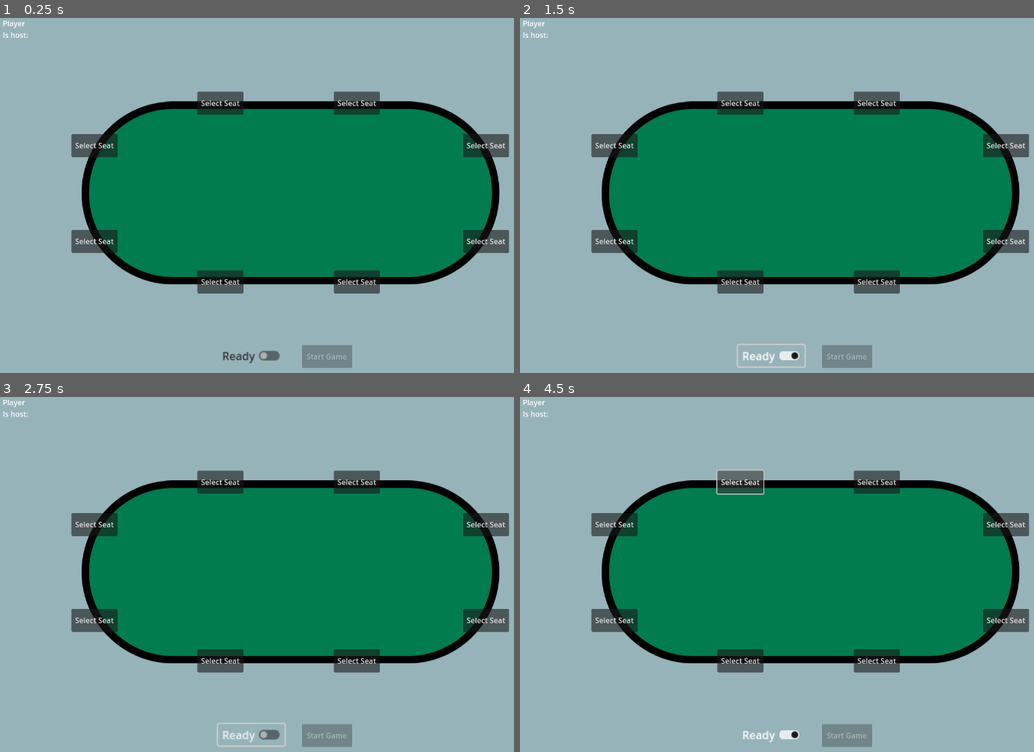
Above: before the commit, frames 1-4 (two rows, left to right).
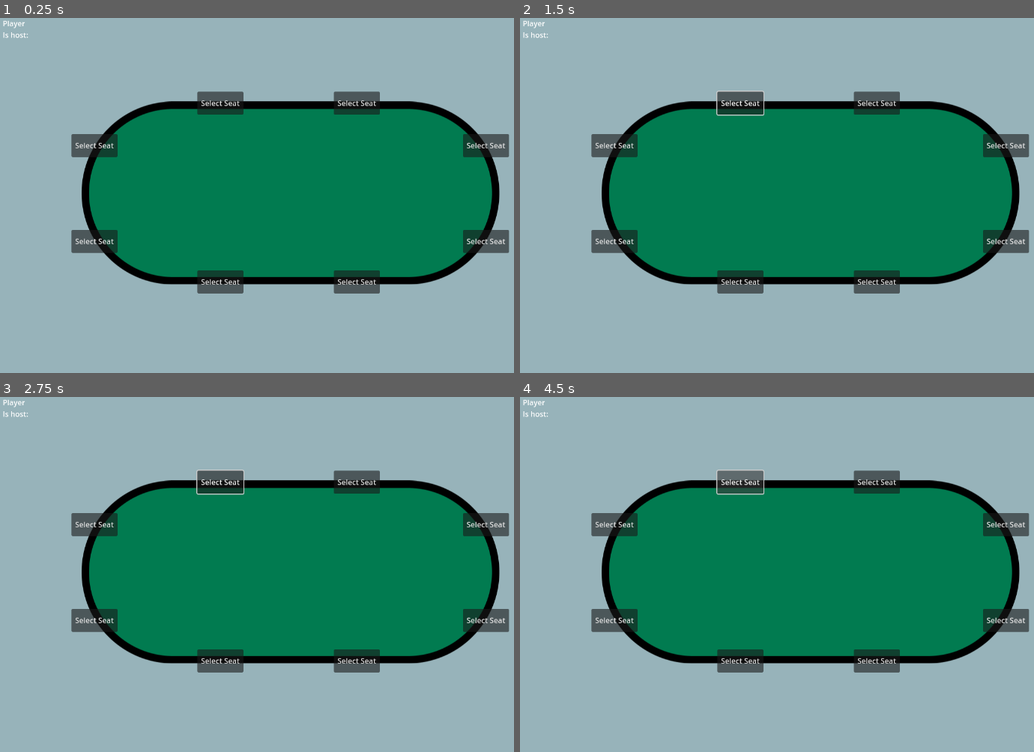
Above: after the commit, the same moments.

Repository: mikechuck/poker-game
Game: Godot game, scene res://scenes/main.tscn
Same seed, same stepped clock (60 frames per second), same inputs: the game is played once before the commit and once after it.
Inputs (mouse positions are in pixels of both pictures, inside the frame that each line leads up to):
- Up to frame 1 (0.25 s): no input
- Up to frame 2 (1.5 s): click "Select Seat" at 0.5 s; click (771, 355) at 1.25 s, where only the run before the commit has a clickable "Ready"
- Up to frame 3 (2.75 s): click (251, 734) at 2 s, where only the run before the commit has a clickable "Ready"
- Up to frame 4 (4.5 s): click "Select Seat" at 2.75 s; click (771, 734) at 3.5 s, where only the run before the commit has a clickable "Ready"; click "Select Seat" at 4.25 s

The runs differ from the first frame. In frame 1, 0.8% of the frame differs, in the area x 43-69%, y 92-99%; in frame 2, 1.0%, in the area x 38-69%, y 20-99%; in frame 3, 1.0%; in frame 4, 0.8%.
Error before the commit: Parse Error: Expected expression after "&&" operator. (res://scripts/managers/server_manager.gd:93)

Commit message:
cleaned up client connection logic, started player ui buttons switch based on game state

Diff:
--- a/scenes/UI/player_ui.tscn
+++ b/scenes/UI/player_ui.tscn
@@ -42,30 +42,32 @@
 offset_right = 239.0
 offset_bottom = 25.0
 
-[node name="PlayerActionsPreGame" type="Control" parent="."]
+[node name="PlayerActionsPreGameHost" type="Control" parent="."]
+visible = false
 custom_minimum_size = Vector2(100, 100)
 layout_mode = 1
 anchors_preset = 12
 anchor_top = 1.0
 anchor_right = 1.0
 anchor_bottom = 1.0
-grow_horizontal = 2
-grow_vertical = 0
-
-[node name="Ready" type="Control" parent="PlayerActionsPreGame"]
-layout_mode = 1
-anchors_preset = 7
-anchor_left = 0.5
-anchor_top = 1.0
-anchor_right = 0.5
-anchor_bottom = 1.0
-offset_left = -20.0
-offset_top = -40.0
-offset_right = 20.0
-grow_horizontal = 2
-grow_vertical = 0
-
-[node name="ReadyButton" type="CheckButton" parent="PlayerActionsPreGame/Ready"]
+offset_top = -100.0
+grow_horizontal = 2
+grow_vertical = 0
+
+[node name="Ready" type="Control" parent="PlayerActionsPreGameHost"]
+layout_mode = 1
+anchors_preset = 7
+anchor_left = 0.5
+anchor_top = 1.0
+anchor_right = 0.5
+anchor_bottom = 1.0
+offset_left = -20.0
+offset_top = -40.0
+offset_right = 20.0
+grow_horizontal = 2
+grow_vertical = 0
+
+[node name="ReadyButton" type="CheckButton" parent="PlayerActionsPreGameHost/Ready"]
 layout_mode = 0
 offset_left = -157.0
 offset_top = -50.0
@@ -77,20 +79,20 @@
 theme_override_constants/outline_size = 0
 text = "Ready"
 
-[node name="Start" type="Control" parent="PlayerActionsPreGame"]
-layout_mode = 1
-anchors_preset = 7
-anchor_left = 0.5
-anchor_top = 1.0
-anchor_right = 0.5
-anchor_bottom = 1.0
-offset_left = -20.0
-offset_top = -40.0
-offset_right = 20.0
-grow_horizontal = 2
-grow_vertical = 0
-
-[node name="StartButton" type="Button" parent="PlayerActionsPreGame/Start"]
+[node name="Start" type="Control" parent="PlayerActionsPreGameHost"]
+layout_mode = 1
+anchors_preset = 7
+anchor_left = 0.5
+anchor_top = 1.0
+anchor_right = 0.5
+anchor_bottom = 1.0
+offset_left = -20.0
+offset_top = -40.0
+offset_right = 20.0
+grow_horizontal = 2
+grow_vertical = 0
+
+[node name="StartButton" type="Button" parent="PlayerActionsPreGameHost/Start"]
 layout_mode = 0
 offset_left = 25.0
 offset_top = -50.0
@@ -98,6 +100,42 @@
 mouse_default_cursor_shape = 2
 disabled = true
 text = "Start Game"
+
+[node name="PlayerActionsPreGameGuest" type="Control" parent="."]
+visible = false
+custom_minimum_size = Vector2(100, 100)
+layout_mode = 1
+anchors_preset = 12
+anchor_top = 1.0
+anchor_right = 1.0
+anchor_bottom = 1.0
+grow_horizontal = 2
+grow_vertical = 0
+
+[node name="Ready" type="Control" parent="PlayerActionsPreGameGuest"]
+layout_mode = 1
+anchors_preset = 7
+anchor_left = 0.5
+anchor_top = 1.0
+anchor_right = 0.5
+anchor_bottom = 1.0
+offset_left = -20.0
+offset_top = -40.0
+offset_right = 20.0
+grow_horizontal = 2
+grow_vertical = 0
+
+[node name="ReadyButton" type="CheckButton" parent="PlayerActionsPreGameGuest/Ready"]
+layout_mode = 0
+offset_left = -70.0
+offset_top = -50.0
+offset_right = 26.0
+offset_bottom = -19.0
+scale = Vector2(1.5, 1.5)
+mouse_default_cursor_shape = 2
+theme_override_colors/font_color = Color(0.212305, 0.212305, 0.212305, 1)
+theme_override_constants/outline_size = 0
+text = "Ready"
 
 [node name="PlayerActionsGame" type="Control" parent="."]
 visible = false
@@ -211,8 +249,9 @@
 text = "Fold
 "
 
-[connection signal="toggled" from="PlayerActionsPreGame/Ready/ReadyButton" to="." method="_on_ready_button_toggled"]
-[connection signal="button_down" from="PlayerActionsPreGame/Start/StartButton" to="." method="_on_start_button__down"]
+[connection signal="toggled" from="PlayerActionsPreGameHost/Ready/ReadyButton" to="." method="_on_ready_button_toggled"]
+[connection signal="button_down" from="PlayerActionsPreGameHost/Start/StartButton" to="." method="_on_start_button__down"]
+[connection signal="toggled" from="PlayerActionsPreGameGuest/Ready/ReadyButton" to="." method="_on_ready_button_toggled"]
 [connection signal="button_down" from="PlayerActionsGame/Check/CheckButton" to="." method="_on_start_button__down"]
 [connection signal="button_down" from="PlayerActionsGame/Bet/BetButton" to="." method="_on_start_button__down"]
 [connection signal="button_down" from="PlayerActionsGame/Call/CallButton" to="." method="_on_start_button__down"]
--- a/scenes/player.tscn
+++ b/scenes/player.tscn
@@ -1,9 +1,9 @@
 [gd_scene load_steps=6 format=3 uid="uid://x8p6qfmpkras"]
 
-[ext_resource type="Script" uid="uid://dsw4s5bge27tu" path="res://scripts/player.gd" id="1_4kbsb"]
-[ext_resource type="Texture2D" uid="uid://d0l1wx17a6may" path="res://assets/PlayerCard/TurnIndicator.png" id="2_dqkch"]
-[ext_resource type="Texture2D" uid="uid://3dxghjf2mnwd" path="res://assets/PlayerCard/DetailsCard.png" id="2_qhqgy"]
-[ext_resource type="Texture2D" uid="uid://cnts468j2l03y" path="res://assets/PlayerCard/ProfilePicture.png" id="3_dqkch"]
+[ext_resource type="Script" uid="uid://dsw4s5bge27tu" path="res://scripts/UI/player.gd" id="1_4kbsb"]
+[ext_resource type="Texture2D" uid="uid://b2ll1mn2xb802" path="res://assets/PlayerCard/TurnIndicator.png" id="2_dqkch"]
+[ext_resource type="Texture2D" uid="uid://ddlkeu1b8yhay" path="res://assets/PlayerCard/DetailsCard.png" id="2_qhqgy"]
+[ext_resource type="Texture2D" uid="uid://3pvy2qjel0j0" path="res://assets/PlayerCard/ProfilePicture.png" id="3_dqkch"]
 
 [sub_resource type="GDScript" id="GDScript_xygjn"]
 
--- a/scripts/UI/player_ui.gd
+++ b/scripts/UI/player_ui.gd
@@ -1,56 +1,63 @@
 extends Control
 
-var player_data = null
 var game_manager = null
 var server_manager = null
-var player_actions_pre_game = null
+var player_actions_pre_game_host = null
+var player_actions_pre_game_guest = null
 var player_actions_game = null
-var start_button = null
 var ready_toggle = null
 
 func _ready() -> void:
 	game_manager = get_parent().get_node("GameManager")
 	server_manager = get_parent().get_node("ServerManager")
 	game_manager.connected_players_updated_signal.connect(_on_connected_players_updated)
-	game_manager.game_started_signal.connect(_on_game_start_event)
-	start_button = $PlayerActionsPreGame/Start/StartButton
-	player_actions_pre_game = $PlayerActionsPreGame
+	game_manager.game_state_change_signal.connect(_on_game_state_change_event)
+	player_actions_pre_game_host = $PlayerActionsPreGameHost
+	player_actions_pre_game_guest = $PlayerActionsPreGameGuest
 	player_actions_game = $PlayerActionsGame
 
-func _on_connected_players_updated(new_connected_players):
-	print("player_data:", player_data)
-	var all_players_ready = true
-	for new_player_data in new_connected_players.values():
-		if !new_player_data.is_ready:
-			all_players_ready = false
-		if player_data.id == new_player_data.id:
-			player_data = new_player_data
+func _on_connected_players_updated(old_connected_players, new_connected_players):
+	set_player_buttons() # Player might change host status, etc
 
-	print("all_players_ready? %s" % [all_players_ready])
-	if all_players_ready && player_data.is_host:
-		start_button.disabled = false
-	else:
-		start_button.disabled = true
+func _on_game_state_change_event(old_game_state, new_game_state) -> void:
+	print("Game state has changed from %s to %s" % [old_game_state, new_game_state])
+	set_player_buttons()
 
-func _on_game_start_event() -> void:
-	player_actions_pre_game.visible = false
-	player_actions_game.visible = true
-
-func _on_game_over_event() -> void:
-	player_actions_pre_game.visible = true
-	player_actions_game.visible = false
+func set_player_buttons():
+	match game_manager.current_game_state:
+		GameState.State.PreGame:
+			if (game_manager.player_data.is_spectating):
+				player_actions_pre_game_host.visible = false
+				player_actions_pre_game_guest.visible = false
+			elif (game_manager.player_data.is_host):
+				var start_button = $PlayerActionsPreGameHost/Start/StartButton
+				var all_players_ready = true
+				player_actions_pre_game_host.visible = true
+				player_actions_pre_game_guest.visible = false
+				for player in game_manager.connected_players.values():
+					if !player.is_spectating && !player.is_ready:
+						all_players_ready = false
+				if all_players_ready && game_manager.player_data.is_host:
+					start_button.disabled = false
+				else:
+					start_button.disabled = true
+			else:
+				player_actions_pre_game_host = false
+				player_actions_pre_game_guest = true
+		GameState.State.Shuffle:
+			print("Showing shuffle UI text....")
+			pass # do nothing?
 
 func set_player_data(new_player_data):
-	player_data = new_player_data
 	var player_name_node = $PlayerName/Value
 	var player_is_host_node = $IsHost/Value
 	player_name_node.clear()
-	player_name_node.append_text(str(player_data.id))
+	player_name_node.append_text(str(game_manager.player_data.id))
 	player_is_host_node.clear()
-	player_is_host_node.append_text(str(player_data.is_host))
+	player_is_host_node.append_text(str(game_manager.player_data.is_host))
 
 func _on_ready_button_toggled(toggled_on: bool) -> void:
 	server_manager.set_ready_status.rpc_id(1, toggled_on)
 
 func _on_start_button__down() -> void:
-	game_manager.client_start_game.rpc_id(1)
+	server_manager.start_game.rpc_id(1)
--- a/scripts/UI/table.gd
+++ b/scripts/UI/table.gd
@@ -15,7 +15,7 @@
 	game_manager = get_parent().get_node("GameManager")
 	game_manager.player_seats_updated_signal.connect(_on_player_seats_updated)
 	game_manager.connected_players_updated_signal.connect(_on_connected_players_updated)
-	game_manager.game_started_signal.connect(_on_game_start)
+	game_manager.game_state_change_signal.connect(_on_game_state_change)
 	var seats_in_group = get_tree().get_nodes_in_group("seats")
 	for seat in seats_in_group:
 		var seat_id = seat.seat_number
@@ -24,21 +24,23 @@
 func _draw() -> void:
 	screen_origin = get_viewport_rect().size / 2
 
-func _on_game_start():
+func _on_game_state_change(old_game_state, new_game_state):
+	print("table got new game state")
 	for seat in seat_nodes.values():
 		seat.visible = false
 
-func _on_connected_players_updated(new_connected_players: Dictionary[int, ConnectedPlayer]):
+func _on_connected_players_updated(old_connected_players, new_connected_players):
 	for connected_player in new_connected_players.values():
 		for player_seat in player_seats.values():
 			if (connected_player.id == player_seat.player_id):
-				player_seat.player_node.get_node("CashAmount").text = "$100"
+				pass
+				#player_seat.player_node.get_node("CashAmount").text = "$100"
 		#if connected_player.id == game_manager.player_data.id:
 			#print("matched player")
 			#player_data = connected_player
 			##$Player/PlayerCard/CashAmount.text = "$100"
 
-func _on_player_seats_updated(new_player_seats: Dictionary[int, PlayerSeat]):
+func _on_player_seats_updated(old_player_seats, new_player_seats):
 	var poker_table = $PokerTable
 
 	# Clear player seats first
--- a/scripts/connected_player.gd
+++ b/scripts/contracts/connected_player.gd
@@ -3,6 +3,7 @@
 
 var id: int = 0
 var is_host: bool = false
+var is_spectating: bool = true
 var is_ready: bool = false
 var starting_cash: int = 0
 var current_cash: int = 0
@@ -12,6 +13,7 @@
 		"id": id,
 		"is_host": is_host,
 		"is_ready": is_ready,
+		"is_spectating": is_spectating,
 		"starting_cash": starting_cash,
 		"current_cash": current_cash
 	}
@@ -20,6 +22,7 @@
 	var instance = ConnectedPlayer.new()
 	instance.id = dict.get("id")
 	instance.is_host = dict.get("is_host")
+	instance.is_spectating = dict.get("is_spectating")
 	instance.is_ready = dict.get("is_ready")
 	instance.starting_cash = dict.get("starting_cash")
 	instance.current_cash = dict.get("current_cash")
--- /dev/null
+++ b/scripts/contracts/game_state.gd
@@ -0,0 +1,19 @@
+extends Node
+class_name GameState
+
+enum State {
+	Lobby = 1,
+	PreGame = 2,
+	Shuffle = 3,
+	DealHole = 4,
+	Ante = 5,
+	BetPostHole = 6,
+	DealFlop = 7,
+	BetPostFlop = 8,
+	DealTurn = 9,
+	BetPostTurn = 10,
+	DealRiver = 11,
+	BetPostRiver = 12,
+	EndStep = 13,
+	PostGame = 14
+}
--- a/scripts/game_state.gd
+++ /dev/null
@@ -1,8 +0,0 @@
-extends Node
-class_name GameState
-
-enum State {
-	Lobby,
-	GameStarted,
-	GameEnded,
-}
--- a/scripts/managers/client_manager.gd
+++ b/scripts/managers/client_manager.gd
@@ -5,7 +5,7 @@
 var player_ui_instance
 
 func _ready() -> void:
-	# Don't call managers that are lower on the stack from _ready(), they won't exist yet
+	# Don't call managers that are lower on the stack from the _ready() method, they won't exist yet
 	game_manager = get_parent().get_node("GameManager")
 	server_manager = get_parent().get_node("ServerManager")
 	player_ui_instance = get_parent().get_node("PlayerUI")
@@ -24,7 +24,6 @@
 
 func _on_connected():
 	print("Successfully connected to server")
-	server_manager.request_player_data.rpc_id(1)
 
 func _on_connection_failed():
 	print("Connection to server failed.")
@@ -34,30 +33,24 @@
 
 ### RPC Functions
 
-@rpc("reliable", "authority")
-func assign_player_data(player):
-	game_manager.player_data = ConnectedPlayer.from_dict(player)
-	player_ui_instance.set_player_data(game_manager.player_data)
-	server_manager.request_seat.rpc_id(1, 1)
-	game_manager.emit_signal("connected_players_updated_signal", game_manager.connected_players)
-
 @rpc("reliable", "call_remote")
 func update_connected_players_list(new_connected_players_list):
-	if (game_manager.player_data != null):
-		for connected_player in new_connected_players_list.values():
-			if connected_player.id == multiplayer.get_unique_id():
-				game_manager.player_data = connected_player
-		game_manager.connected_players = game_manager.deserialize_connected_players(new_connected_players_list)
-		game_manager.emit_signal("connected_players_updated_signal", game_manager.connected_players)
+	for connected_player in new_connected_players_list.values():
+		if connected_player.id == multiplayer.get_unique_id():
+			game_manager.player_data = connected_player
+	var deserialized_new_list = game_manager.deserialize_connected_players(new_connected_players_list)
+	var old_connected_players = game_manager.connected_players.duplicate()
+	game_manager.connected_players = deserialized_new_list
+	game_manager.emit_signal("connected_players_updated_signal", old_connected_players, deserialized_new_list)
 
 @rpc("reliable", "call_remote")
 func update_player_seats_list(new_player_seats):
-	# Player has not finished setup process while another player connected,
-	# can't do anything with this data yet in that case
-	if (game_manager.player_data != null):
-		game_manager.player_seats = game_manager.deserialize_player_seats(new_player_seats)
-		game_manager.emit_signal("player_seats_updated_signal", game_manager.player_seats)
+	var deserialized_new_list = game_manager.deserialize_player_seats(new_player_seats)
+	var old_player_seats_list = game_manager.player_seats.duplicate()
+	game_manager.player_seats = deserialized_new_list
+	game_manager.emit_signal("player_seats_updated_signal", old_player_seats_list, deserialized_new_list)
 
 @rpc("reliable", "call_remote")
-func game_started():
-	game_manager.emit_signal("game_started_signal")
+func game_state_change(old_game_state, new_game_state):
+	game_manager.current_game_state = new_game_state
+	game_manager.emit_signal("game_state_change_signal", old_game_state, new_game_state)
--- a/scripts/managers/game_manager.gd
+++ b/scripts/managers/game_manager.gd
@@ -17,9 +17,9 @@
 var client_manager
 
 ### Signals
-signal connected_players_updated_signal(connected_players)
-signal player_seats_updated_signal(player_seats)
-signal game_started_signal()
+signal connected_players_updated_signal(old_connected_playes, new_connected_players)
+signal player_seats_updated_signal(old_player_seats, new_player_seats)
+signal game_state_change_signal(old_game_state, new_game_state)
 
 ### UI Fields
 var screen_origin
@@ -31,7 +31,7 @@
 var connected_players: Dictionary[int, ConnectedPlayer] = {}
 var player_seats: Dictionary[int, PlayerSeat] = {}
 var default_starting_cash = 100
-var current_game_state
+var current_game_state = GameState.State.PreGame
 
 ### Client fields
 var player_data = null
--- a/scripts/managers/server_manager.gd
+++ b/scripts/managers/server_manager.gd
@@ -17,7 +17,6 @@
 	multiplayer.peer_disconnected.connect(_on_peer_disconnected)
 	print("Started server at ws://localhost:%s ..." % [game_manager.server_port])
 
-
 func _on_peer_connected(id):
 	var connected_player = ConnectedPlayer.new()
 	connected_player.id = id
@@ -28,9 +27,10 @@
 	if (game_manager.host_player == null):
 		game_manager.host_player = connected_player
 		connected_player.is_host = true
+	# For some reason, need to send to existing clients AND new client, maybe they don't exist in the stack yet
+	client_manager.update_connected_players_list.rpc(game_manager.serialize_connected_players())
+	client_manager.update_connected_players_list.rpc(id, game_manager.serialize_connected_players())
 	print("Number of players connected: %s" % [game_manager.connected_players.size()])
-	client_manager.update_connected_players_list.rpc(game_manager.serialize_connected_players())
-
 
 func _on_peer_disconnected(id):
 	var disconnecting_player = game_manager.connected_players.get(id)
@@ -41,6 +41,7 @@
 			game_manager.host_player = game_manager.connected_players.get(new_host_id)
 		else:
 			game_manager.host_player = null
+			game_manager.current_game_state = GameState.State.PreGame
 	# Clear the player from the seat
 	for seat in game_manager.player_seats.values():
 		if seat.player_id == id:
@@ -50,22 +51,7 @@
 	client_manager.update_player_seats_list.rpc(game_manager.serialize_player_seats())
 	print("Number of players connected: %s" % [game_manager.connected_players.size()])
 
-
-func set_player_seats():
-	for i in range(1, 9):
-		var player_seat = PlayerSeat.new()
-		player_seat.player_id = 0
-		game_manager.player_seats[i] = player_seat
-
-
 ### RPC Functions
-
-@rpc("reliable", "any_peer")
-func request_player_data():
-	var connected_player = game_manager.connected_players.get(multiplayer.get_remote_sender_id())
-	client_manager.assign_player_data.rpc_id(connected_player.id, connected_player.to_dict())
-	client_manager.update_connected_players_list.rpc(game_manager.serialize_connected_players())
-	client_manager.update_player_seats_list.rpc(game_manager.serialize_player_seats())
 
 @rpc("reliable", "any_peer")
 func request_seat(seat_number: int):
@@ -79,25 +65,48 @@
 			seat.player_id = 0
 	desired_seat.player_id = client_id
 	game_manager.player_seats[seat_number] = desired_seat
+	game_manager.connected_players[client_id].is_spectating = false
 	print("Assigned player %s to seat number %s" % [client_id, seat_number])
+	client_manager.update_connected_players_list.rpc(game_manager.serialize_connected_players())
 	client_manager.update_player_seats_list.rpc(game_manager.serialize_player_seats())
 
 @rpc("reliable", "any_peer")
-func ready_status(is_ready: bool):
+func set_ready_status(is_ready: bool):
 	game_manager.connected_players[multiplayer.get_remote_sender_id()].is_ready = is_ready
 	client_manager.update_connected_players_list.rpc(game_manager.serialize_connected_players())
 
 @rpc("reliable", "any_peer")
 func start_game():
 	var requestor_id = multiplayer.get_remote_sender_id()
-	if (game_manager.host_player.id == requestor_id && ):
-		set_game_state(GameState.State.GameStarted)
+	# Ensure all players are ready before starting
+	var all_players_ready = true
+	for player in game_manager.connected_players.values():
+		if !player.is_spectating && !player.is_ready:
+			all_players_ready = false
 
-func set_game_state(game_state: GameState.State) -> void:
-	match game_state:
-		GameState.State.GameStarted:
-			client_manager.game_started.rpc() # Tell all the clients the game has started
-			print("Starting game!")
+	print("is host? %s" % [game_manager.host_player.id == requestor_id])
+	print("is PreGame? %s" % game_manager.current_game_state)
+	print("all players ready? %s" % all_players_ready)
+
+	if (game_manager.host_player.id == requestor_id &&
+		game_manager.current_game_state == GameState.State.PreGame &&
+		all_players_ready):
+		set_game_state(GameState.State.Shuffle)
+
+### Helper functions
+
+func set_player_seats():
+	for i in range(1, 9):
+		var player_seat = PlayerSeat.new()
+		player_seat.player_id = 0
+		game_manager.player_seats[i] = player_seat
+
+func set_game_state(new_game_state: GameState.State) -> void:
+	client_manager.game_state_change.rpc(game_manager.current_game_state, new_game_state)
+	print("Game state changed to: %s" % [new_game_state])
+	game_manager.current_game_state = new_game_state
+	#match game_state:
+		#GameState.State.Shuffle:
 			# do other game start things.
 			# - deal cards
 			# - tell blinds to add antes
Not shown, changed: leftoff.txt
Not shown: 1 places in scenes/main.tscn that only renumber resources
Renamed: scripts/player.gd -> scripts/UI/player.gd
Renamed: scripts/player.gd.uid -> scripts/UI/player.gd.uid
Renamed: scripts/connected_player.gd.uid -> scripts/contracts/connected_player.gd.uid
Renamed: scripts/game_state.gd.uid -> scripts/contracts/game_state.gd.uid
Renamed: scripts/player_seat.gd -> scripts/contracts/player_seat.gd
Renamed: scripts/player_seat.gd.uid -> scripts/contracts/player_seat.gd.uid
Not shown, changed: start_server.ps1
